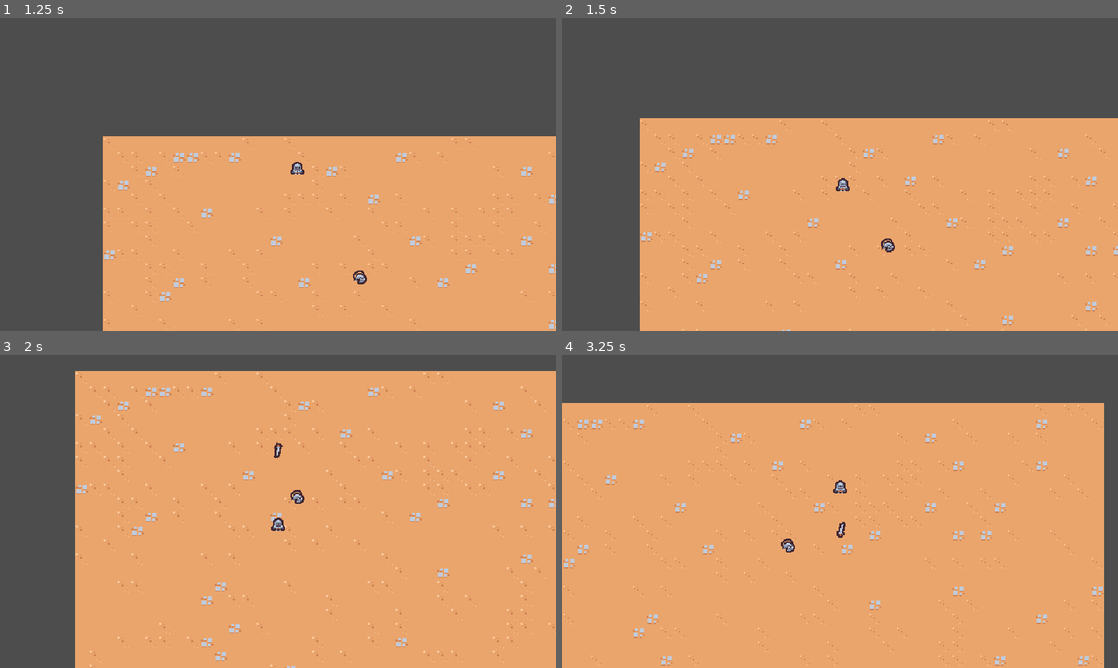
Above: before the commit, frames 1-4 (two rows, left to right).
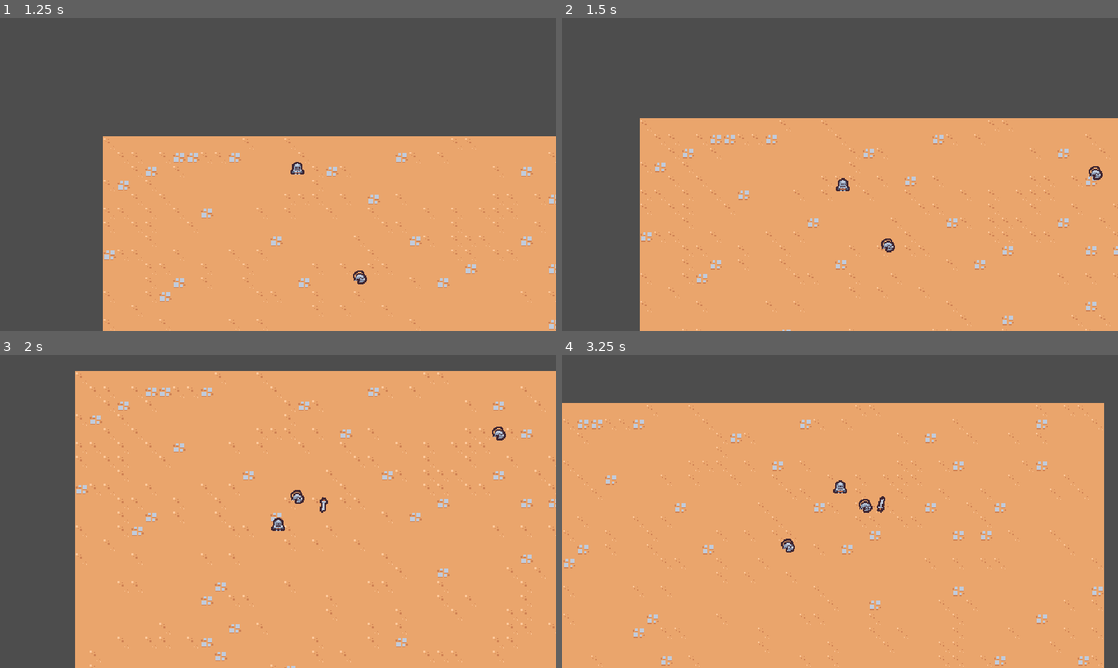
Above: after the commit, the same moments.

Repository: Ian-Ion/2d-survivors-course
Game: Godot game, scene res://scenes/main/main.tscn
Same seed, same stepped clock (60 frames per second), same inputs: the game is played once before the commit and once after it.
Inputs:
- Up to frame 1 (1.25 s): hold D (move_right) from 0.53 s (still down)
- Up to frame 2 (1.5 s): release D (move_right) at 1.28 s; hold S (move_down) from 1.28 s (still down)
- Up to frame 3 (2 s): keep holding S (move_down)
- Up to frame 4 (3.25 s): release S (move_down) at 2.03 s; hold D (move_right) 2.03-2.78 s; hold W (move_up) from 2.78 s (still down)

Frame 1 is identical in both runs. In frame 2, less than 0.1% of the frame differs, in the area x 94-98%, y 47-52%; in frame 3, 0.2%; in frame 4, 0.2%, in the area x 49-59%, y 45-59%.

Commit message:
Make SwordAbility target the nearest enemy within the max range

Diff:
--- a/scenes/ability/sword_ability_controller/sword_ability_controller.gd
+++ b/scenes/ability/sword_ability_controller/sword_ability_controller.gd
@@ -1,4 +1,6 @@
 extends Node
+
+const MAX_RANGE = 150
 
 @export var sword_ability: PackedScene
 
@@ -12,6 +14,18 @@
 	if player == null:
 		return
 
+	var enemies = get_tree().get_nodes_in_group("enemy").filter(func(enemy: Node2D):
+		return enemy.global_position.distance_squared_to(player.global_position) <= pow(MAX_RANGE, 2)
+	)
+	if enemies.size() == 0:
+		return
+
+	enemies.sort_custom(func(a: Node2D, b: Node2D):
+		var a_distance = a.global_position.distance_squared_to(player.global_position)
+		var b_distance = b.global_position.distance_squared_to(player.global_position)
+		return a_distance < b_distance
+	)
+
 	var sword_instance = sword_ability.instantiate() as Node2D
 	player.get_parent().add_child(sword_instance)
-	sword_instance.global_position = player.global_position
+	sword_instance.global_position = enemies[0].global_position
--- a/scenes/basic_enemy/basic_enemy.tscn
+++ b/scenes/basic_enemy/basic_enemy.tscn
@@ -6,7 +6,7 @@
 [sub_resource type="CircleShape2D" id="CircleShape2D_42543"]
 radius = 5.0
 
-[node name="BasicEnemy" type="CharacterBody2D"]
+[node name="BasicEnemy" type="CharacterBody2D" groups=["enemy"]]
 script = ExtResource("1_05tkv")
 
 [node name="Sprite2D" type="Sprite2D" parent="."]
--- a/scenes/main/main.tscn
+++ b/scenes/main/main.tscn
@@ -21,3 +21,7 @@
 [node name="BasicEnemy" parent="." instance=ExtResource("4_oc04t")]
 position = Vector2(321, 208)
 collision_layer = 0
+
+[node name="BasicEnemy2" parent="." instance=ExtResource("4_oc04t")]
+position = Vector2(589, 57)
+collision_layer = 0
